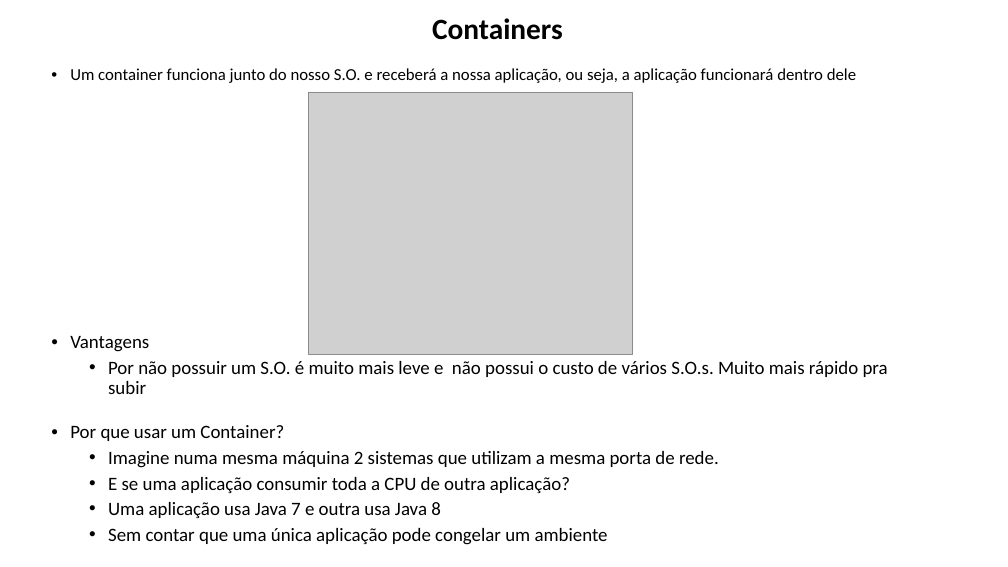
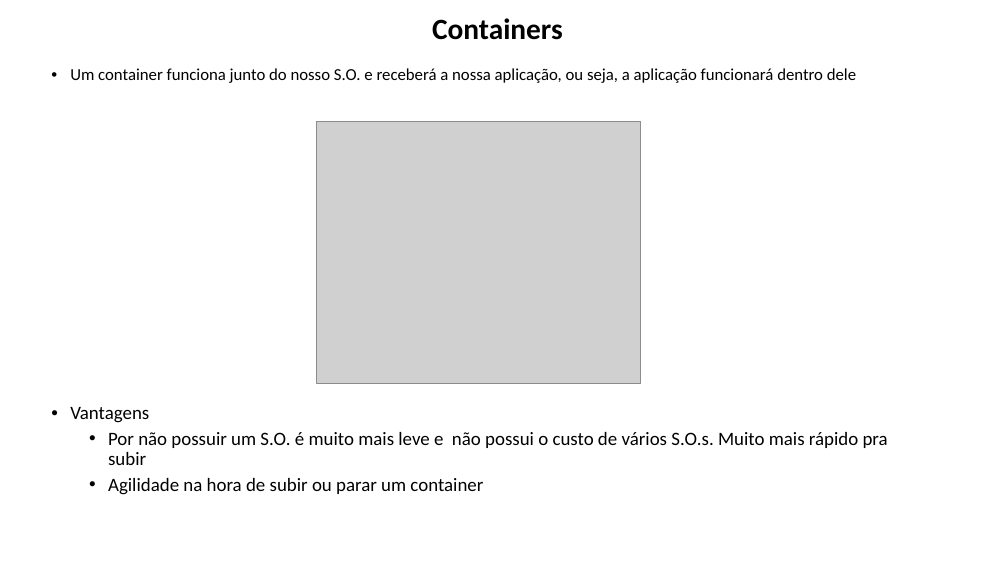
Before and after one commit to lacsousa/learning-docker, a slide deck: slide 6 of docs/docker-resumo.pptx. Drawn at 1008x567 pixels with LibreOffice and Linux fonts; fonts in the diff are those of the drawing; grey boxes stand for pictures. Boxes give left, top, right and bottom in pixels: in the first picture for what was removed or moved away, otherwise in the second. Text is boxed around its words. In the diff, an @@ line names an element or a change of style, - is before the commit and + after.

```diff
--- a/docs/docker-resumo.pptx
+++ b/docs/docker-resumo.pptx
@@ picture moved from (x1=309, y1=92, x2=632, y2=355) to (x1=317, y1=121, x2=640, y2=383) @@
@@ text "Vantagens" moved from (x1=70, y1=336, x2=888, y2=394) to (x1=70, y1=407, x2=888, y2=495) @@
@@ text removed at (x1=70, y1=425, x2=719, y2=545) @@
-• Por que usar um Container?
-  • Imagine numa mesma máquina 2 sistemas que utilizam a mesma porta de rede.
-  • E se uma aplicação consumir toda a CPU de outra aplicação?
-  • Uma aplicação usa Java 7 e outra usa Java 8
-  • Sem contar que uma única aplicação pode congelar um ambiente
@@ text at (x1=108, y1=478, x2=483, y2=495): paragraph added @@
+  • Agilidade na hora de subir ou parar um container
```
Also in this commit, not shown: 9 other slides changed, 3 slides added, 3 slides removed.
